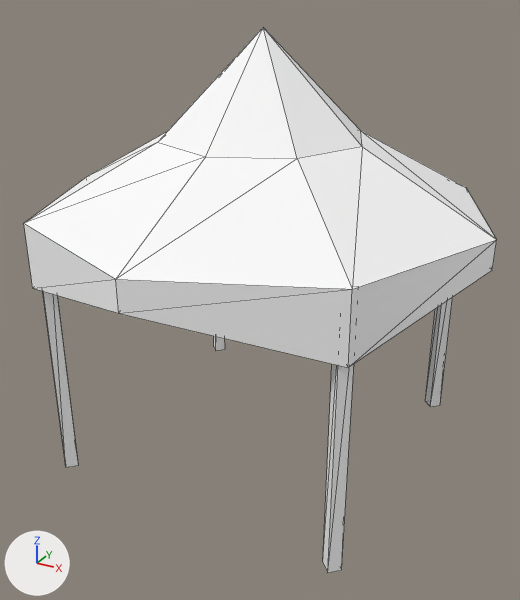
A saved change to the glTF model assets/synty/simple_fantasy/models/SF_Bld_Tent_04.glb.
Both versions are drawn from a 50 mm camera at (0.0501, -0.092, 0.0706) aimed at (0.001, -0.0027, 0.0259). Every picture has the same lights, and +X, +Y and +Z are marked at lower left. Mesh edges are drawn as thin lines.

Script lines for the objects in view, before the commit:
```python
mat_lambert1 = principled_material('lambert1')
mat_lambert1.base_color = (1.0, 1.0, 1.0)  # white #ffffff
mat_lambert1.roughness = 0.553
me_mesh = bpy.data.meshes.new('Mesh')
me_mesh.from_pydata(...)  # 58 vertices, 80 faces; spans x -0.0343..0.0343, y -0.0343..0.0343, z 0.0..0.0651
me_mesh.materials.append(mat_lambert1)  # white #ffffff
ob_sf_bld_tent_04 = bpy.data.objects.new('SF_Bld_Tent_04', me_mesh)
ob_sf_bld_tent_04.location = (0.0, 0.0, 0.0)
```
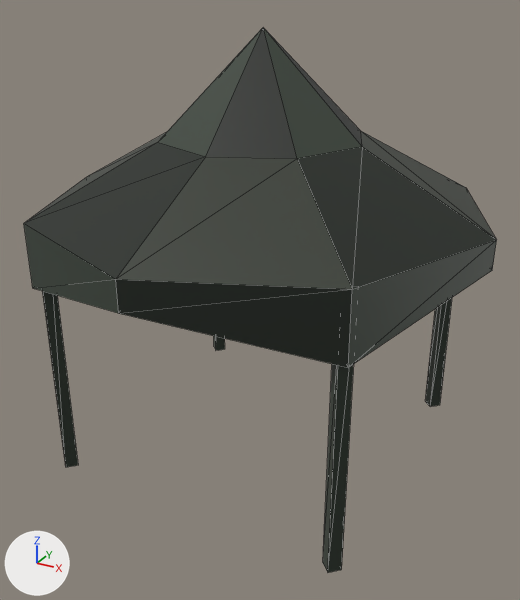
What the commit changed:
Picture 'Undead_Footman_01' (img_undead_footman_01) is new.
In material 'lambert1' (mat_lambert1), base_color is no longer (1.0, 1.0, 1.0), white #ffffff.
In material 'lambert1' (mat_lambert1), texture is now set to img_undead_footman_01.

Boxes (x1, y1, x2, y2) around the edits, measured in the pictures (520 x 600 px):
'SF_Bld_Tent_04', surface changed (white to grey): (24, 28, 496, 573) in both
